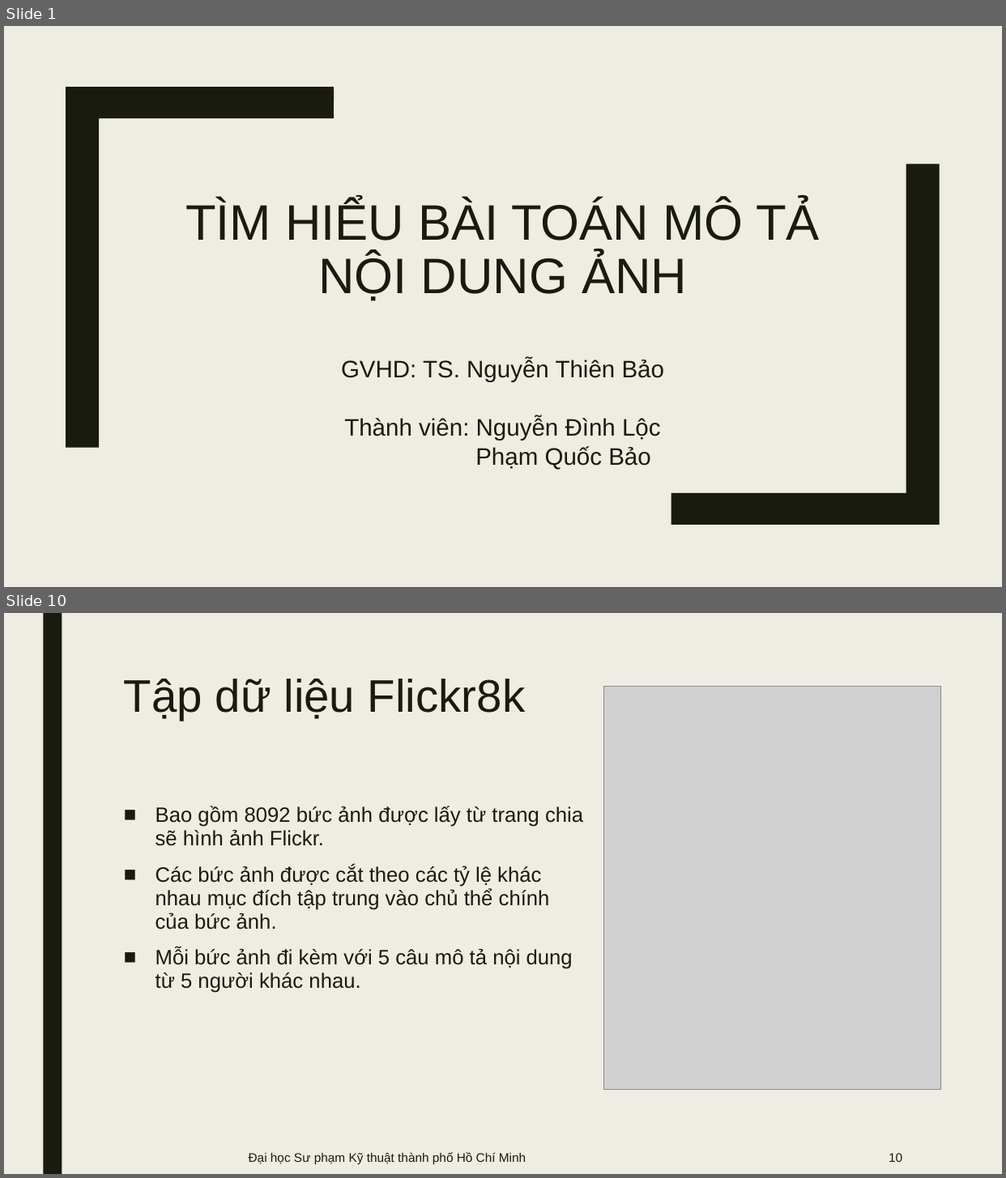
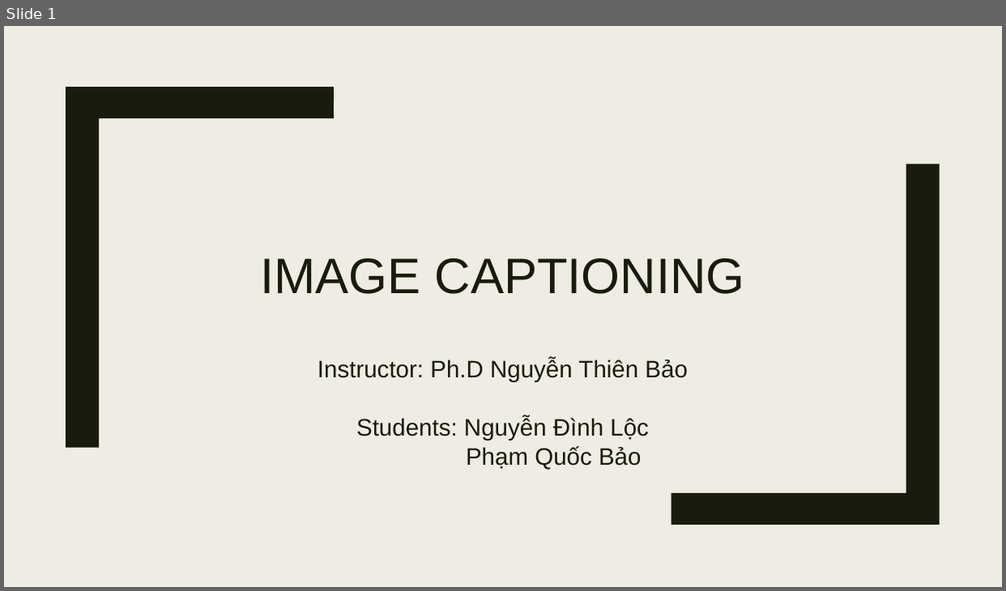
Before and after one commit to lyonguyen8697/image-description, a slide deck: presentation.pptx. Shown one above the other, each under a label of ours: slides 1 and 10 before the commit, slide 1 after it; the slides between them are not shown. The pictures are 1006x1178 and 1006x591 pixels, drawn with LibreOffice and Linux fonts; fonts in the diff are those of the drawing; grey boxes stand for pictures. Boxes give left, top, right and bottom in pixels: in the first picture for what was removed or moved away, otherwise in the second. Text is boxed around its words. In the diff, an @@ line names an element or a change of style, - is before the commit and + after.

```diff
--- a/presentation.pptx
+++ b/presentation.pptx
@@ slide 10 removed at <box>4,613,1002,1174</box>, background #EFEDE3 @@
@@ rectangle removed at <box>43,613,62,1174</box> @@
@@ title removed at <box>124,679,525,720</box> @@
-Tập dữ liệu Flickr8k
@@ picture removed at <box>603,686,941,1089</box> @@
@@ text removed at <box>155,806,583,993</box> @@
-■ Bao gồm 8092 bức ảnh được lấy từ trang chia sẽ hình ảnh Flickr.
-■ Các bức ảnh được cắt theo các tỷ lệ khác nhau mục đích tập trung vào chủ thể chính của bức ảnh.
-■ Mỗi bức ảnh đi kèm với 5 câu mô tả nội dung từ 5 người khác nhau.
@@ text removed at <box>249,1152,526,1165</box> @@
-Đại học Sư phạm Kỹ thuật thành phố Hồ Chí Minh
@@ page number removed at <box>889,1153,902,1162</box> @@
-10
@@ slide 1 changed as well @@
@@ title at <box>260,258,745,294</box>: text changed @@
-TÌM HIỂU BÀI TOÁN MÔ TẢ NỘI DUNG ẢNH
+IMAGE CAPTIONING
@@ subtitle at <box>317,359,688,441</box>: text changed @@
-GVHD: TS. Nguyễn Thiên Bảo
-Thành viên: Nguyễn Đình Lộc
+Instructor: Ph.D Nguyễn Thiên Bảo
+Students: Nguyễn Đình Lộc
```
Also in this commit, not shown: 7 other slides changed, 13 slides added, 4 other slides removed.
